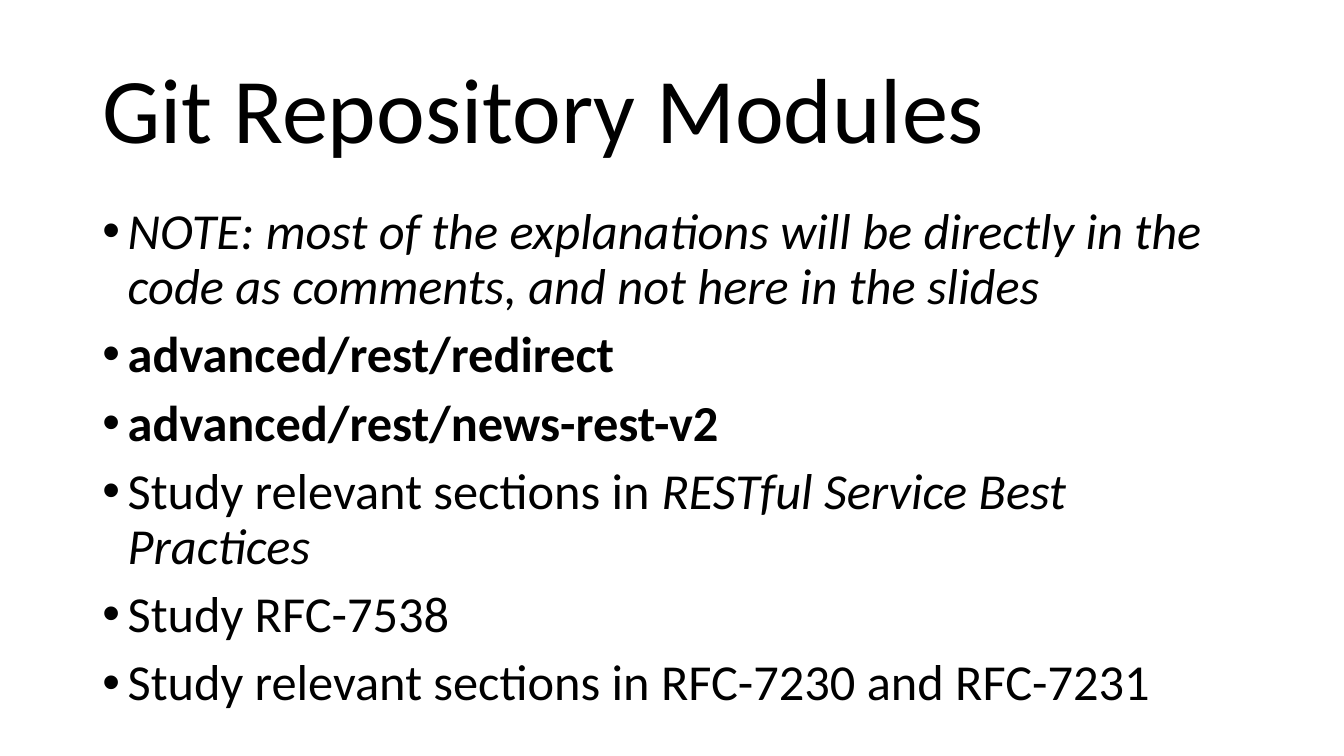
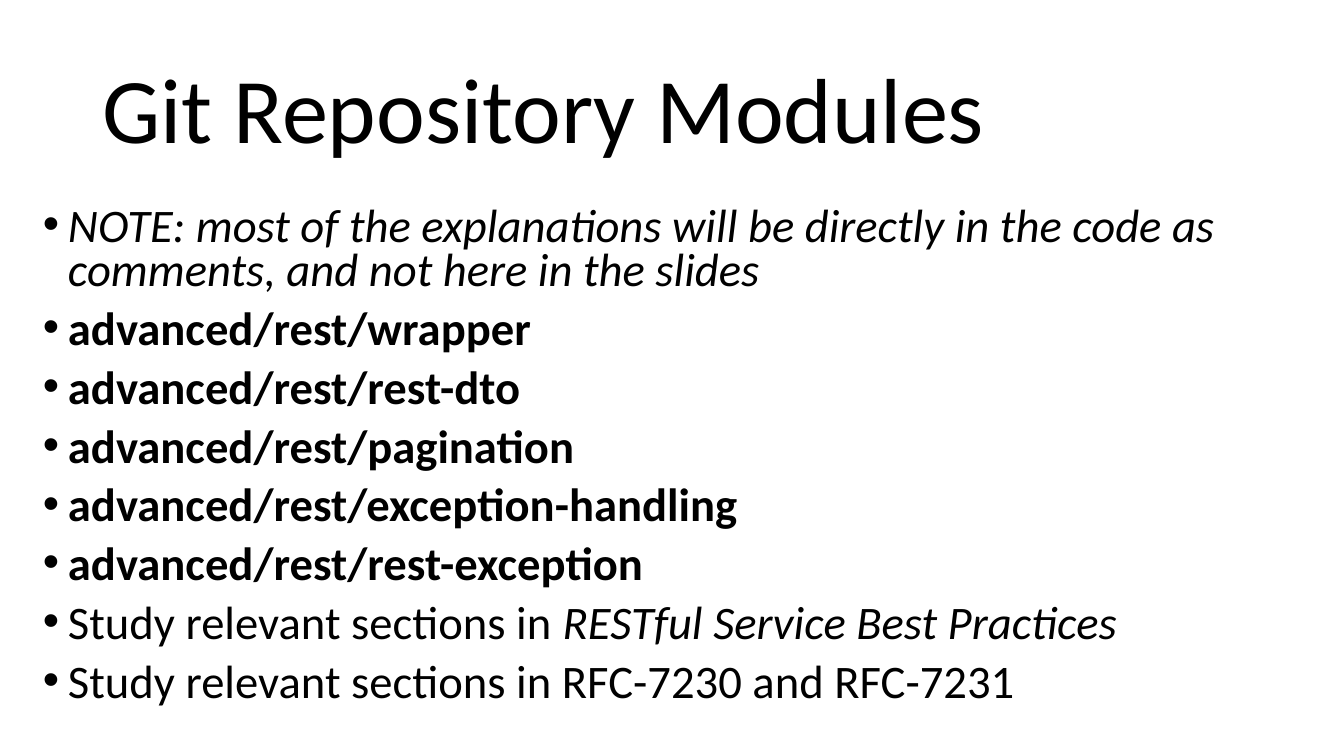
Before and after one commit to arcuri82/testing_security_development_enterprise_systems, a slide deck: slide 23 of doc/advanced/slides/lesson_04.pptx (slide 37 before the commit). Drawn at 1344x756 pixels with LibreOffice and Linux fonts; fonts in the diff are those of the drawing. Boxes give left, top, right and bottom in pixels: in the first picture for what was removed or moved away, otherwise in the second. Text is boxed around its words. In the diff, an @@ line names an element or a change of style, - is before the commit and + after.

```diff
--- a/doc/advanced/slides/lesson_04.pptx
+++ b/doc/advanced/slides/lesson_04.pptx
@@ text "NOTE: most of the explanations ...": place and size @@
-text "NOTE: most of the explanations ..." at [128,214,1201,708]
+text "NOTE: most of the explanations ..." at [68,209,1214,706]
@@ text at [68,209,1214,706]: size 36 to 33.3 pt in "NOTE: most of the explanations will be ...", "Study relevant sections in RESTful Service Best ...", "Study relevant sections in RFC-7230 and RFC-7231"; line spacing 0.9 to 0.8 @@
@@ text at [68,312,737,588]: text changed; size 36 to 33.3 pt @@
-• advanced/rest/redirect
-• advanced/rest/news-rest-v2
+• advanced/rest/wrapper
+• advanced/rest/rest-dto
+• advanced/rest/pagination
+• advanced/rest/exception-handling
+• advanced/rest/rest-exception
@@ text at [128,597,449,640]: paragraph removed @@
-• Study RFC-7538
```
Also in this commit, not shown: 5 other slides changed, 17 slides added, 31 slides removed, 17 other files.
